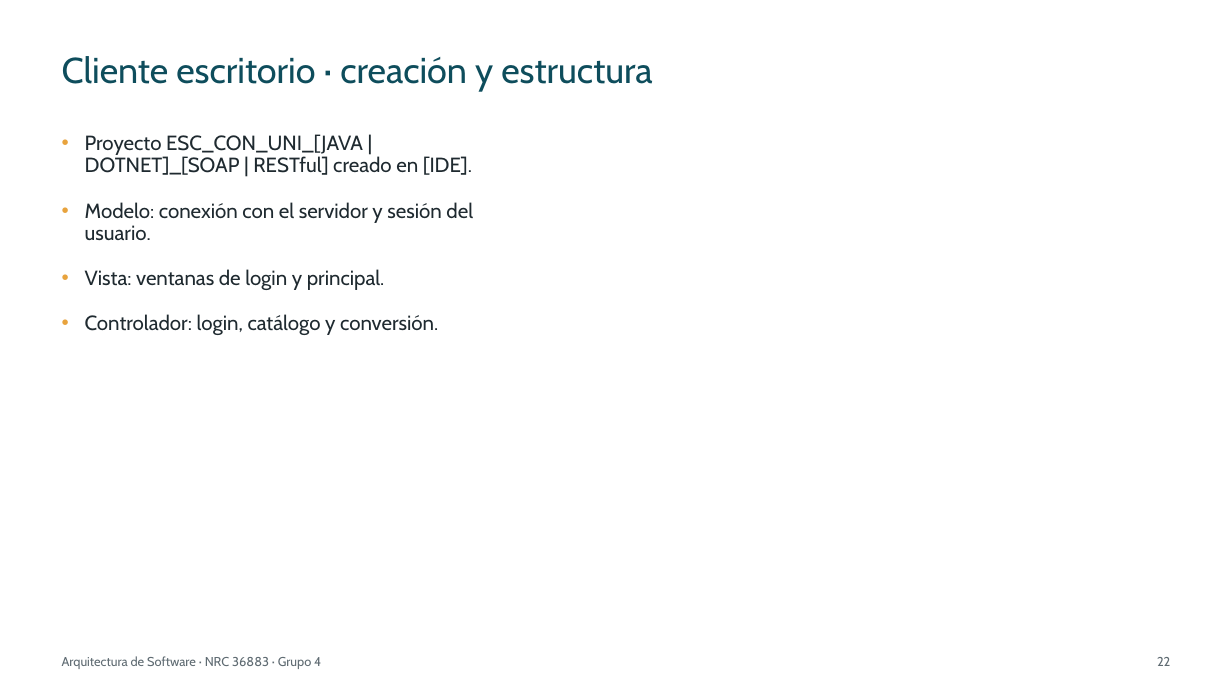
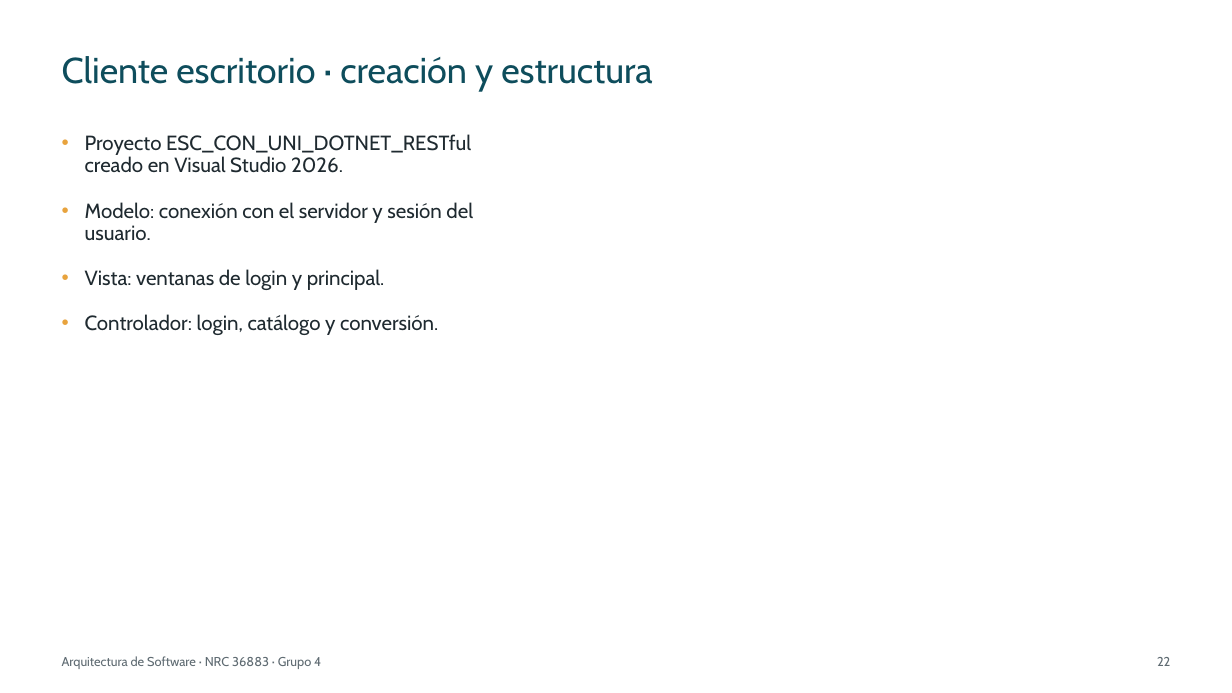
Before and after one commit to IMarcusDev/TI.1.4.-PAO202651_RESTFUL_DOTNET_SINBDD_NRC_36883_GR04, a slide deck: slide 22 of 05. DOCUMENTACION/PRESENTACION TI.1.4. RESTFUL sin BDD en DOTNET GR4.pptx. Drawn at 1232x693 pixels with LibreOffice and Linux fonts; fonts in the diff are those of the drawing. Boxes give left, top, right and bottom in pixels: in the first picture for what was removed or moved away, otherwise in the second. Text is boxed around its words. In the diff, an @@ line names an element or a change of style, - is before the commit and + after.

```diff
--- a/05. DOCUMENTACION/PRESENTACION TI.1.4. RESTFUL sin BDD en DOTNET GR4.pptx
+++ b/05. DOCUMENTACION/PRESENTACION TI.1.4. RESTFUL sin BDD en DOTNET GR4.pptx
@@ text at bbox=[85, 134, 471, 173]: text changed @@
-• Proyecto ESC_CON_UNI_[JAVA | DOTNET]_[SOAP | RESTful] creado en [IDE].
+• Proyecto ESC_CON_UNI_DOTNET_RESTful creado en Visual Studio 2026.
```
Also in this commit, not shown: 27 other slides changed.
